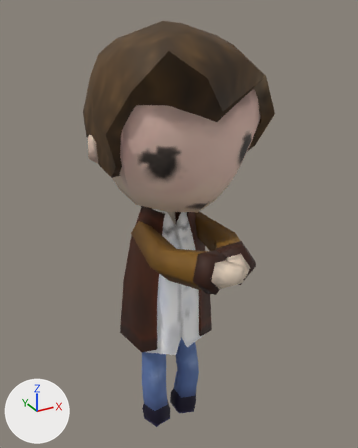
The FBX model Assets/Models/Character/character@animations.fbx: old version first, new version second.
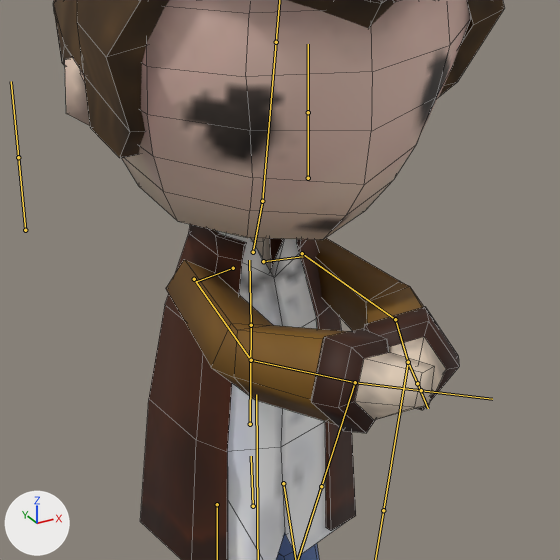
Each version appears first whole from a camera (50 mm lens) standing at (-1.26, -2.41, 2.64) and looking at (0.02, -0.09, 1.48), and next in a close-up on the part from 17% to 83% of the width and 25% to 78% of the height. The axes (+X, +Y, +Z) are drawn at lower left. The lights are the same throughout. Both versions are drawn at frame 279 of the action 'armature|armature.001|armature|armatureAction|armature|armatureAction'; the numbers are the values there. The bones that bend it are drawn over the model as lines in the close-ups. The close-ups show mesh edges as thin lines.

In view in the first close-up: 'characterMesh.001'.
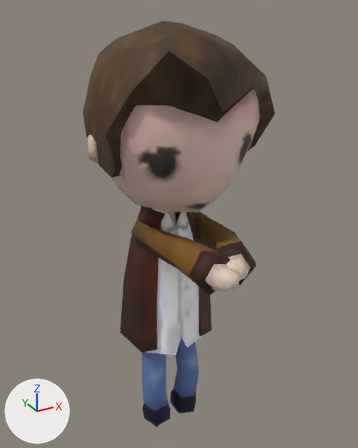
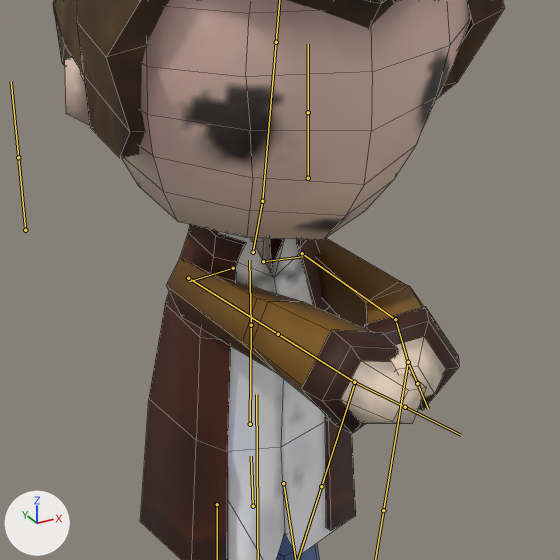
The change in detail:
Bone 'shoulder.R' (bone_shoulder_r) turns from (4, 0, 15) to (0, 0, 0) degrees about its own x, y and z.
Bone 'upper_arm.R' (bone_upper_arm_r) turns from (72, 1, 3) to (97, 9, -8) degrees about its own x, y and z.
Bone 'forearm.R' (bone_forearm_r) turns from (28, 2, -6) to (-5, 0, 1) degrees about its own x, y and z.

What differs and where, as boxes (x1, y1, x2, y2) in the close-ups (560 x 560 px):
'characterMesh.001', posed: (53, 0, 504, 560) in both
bone 'shoulder.R', root to tip: before (233, 268) to (195, 282); after (233, 268) to (189, 281)
bone 'upper_arm.R', root to tip: before (194, 279) to (251, 360); after (188, 278) to (278, 334)
bone 'forearm.R', root to tip: before (251, 360) to (355, 382); after (278, 334) to (354, 382)
